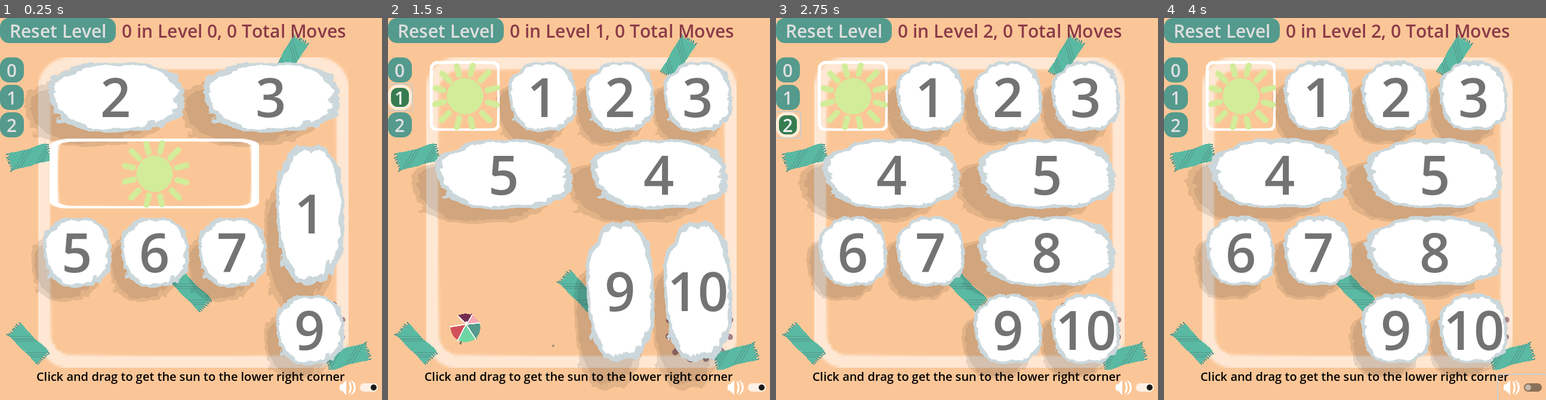
Above: before the commit, frames 1-4 (left to right).
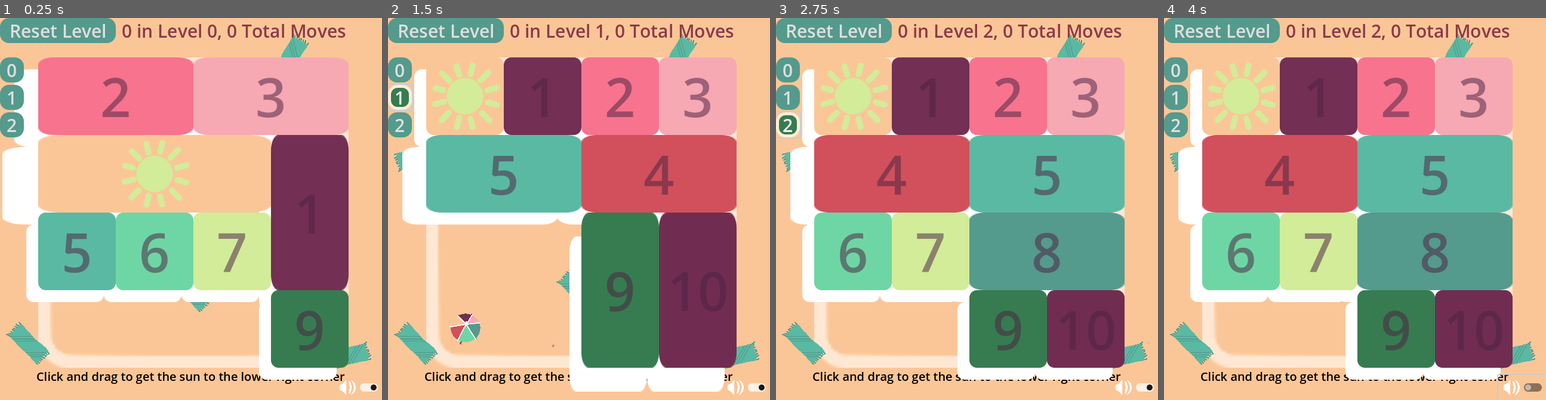
Above: after the commit, the same moments.

Repository: firelighted/comfyjam2026_slidingsun
Game: Godot game, scene res://scenes_scripts/main_2d.tscn
Two runs of this game, one before a commit and one after it. Both use one fixed random seed, a clock stepped at 60 frames per second and the inputs below. The engine's default icon, where the game draws it, is replaced by a stand-in: a white triangle on a blue panel in a dark square.
Inputs (mouse positions are in pixels of both pictures, inside the frame that each line leads up to):
- Up to frame 1 (0.25 s): no input
- Up to frame 2 (1.5 s): click "0" at 0.5 s; click "1" at 1.25 s
- Up to frame 3 (2.75 s): click "2" at 2 s
- Up to frame 4 (4 s): click "Reset Level" at 2.75 s; click (1523, 388) at 3.5 s

The runs differ from the first frame. In frame 1, 50% of the frame differs, in the area x 0-92%, y 10-95%; in frame 2, 53%; in frame 3, 60%; in frame 4, 60%, in the area x 3-92%, y 10-95%.

Commit message:
lighter number text, and sun has cloud again

Diff:
--- a/block_manager.gd
+++ b/block_manager.gd
@@ -42,7 +42,6 @@
 var umbrella_prefab: PackedScene = preload("res://scenes_scripts/umbrella.tscn")
 @onready var block_parent = $BlockParent
 @onready var breaker_parent = $BreakerParent
-@onready var umbrella_parent = $UmbrellaParent
 
 @onready var audio_sfx = $"../SFXPlayer"
 @onready var audio_sfx2 = $"../SFXPlayer2"
--- a/scenes_scripts/block.gd
+++ b/scenes_scripts/block.gd
@@ -72,16 +72,16 @@
 		Constants.THEME_COLORS[block_id  % len(Constants.THEME_COLORS)]
 	)
 	$Label.text = str(block_id) if block_id else ""
-	$Clickable/shadow.visible = bool(block_id)
-	$Clickable/base_texture.visible = bool(block_id)
-	$Clickable/special_texture_border.visible = not bool(block_id)
-
+	#$Clickable/shadow.visible = bool(block_id)
+	#$Clickable/base_texture.visible = bool(block_id)
+	# $Clickable/special_texture_border.visible = not bool(block_id)
 
 	position = Vector2(row + 0.5 * width, col + 0.5 * height) * Constants.PIXELS_PER_UNIT
 	$Clickable.scale = Vector2(width, height)
 	$CollisionShape2D.scale = Vector2(width, height)
 	if block_id == 0:
 		$special_texture.texture = special_texture
+	$special_texture.visible = not bool(block_id)
 
 func get_input(): # arrow keys can move selected tile
 	var input_dir : Vector2 = Input.get_vector("ui_left", "ui_right", "ui_up", "ui_down")
--- a/scenes_scripts/block.tscn
+++ b/scenes_scripts/block.tscn
@@ -1,51 +1,24 @@
-[gd_scene load_steps=22 format=3 uid="uid://c1nqrhcqdwaqy"]
+[gd_scene load_steps=20 format=3 uid="uid://c1nqrhcqdwaqy"]
 
 [ext_resource type="Script" path="res://scenes_scripts/block.gd" id="1_o3usp"]
-[ext_resource type="Shader" path="res://shaders/cloud_tile.gdshader" id="1_ygfc3"]
 [ext_resource type="Texture2D" uid="uid://qlwb5s0awuw0" path="res://images/tiles/base_tile_white.png" id="2_80yha"]
+[ext_resource type="Material" uid="uid://dvs834180u8br" path="res://shaders/cloud_shadow.tres" id="2_b0twg"]
 [ext_resource type="Texture2D" uid="uid://dir1qm5nt4uoj" path="res://images/tiles/selected_tile.png" id="3_lgxio"]
+[ext_resource type="Material" uid="uid://cofbxquoq86t6" path="res://shaders/cloud.tres" id="4_0n5gt"]
 [ext_resource type="Texture2D" uid="uid://cg14q0lo7puh1" path="res://images/palette.png" id="4_kqftf"]
 [ext_resource type="LabelSettings" uid="uid://b4qx5deogc1w8" path="res://theme/DEBUG_labelsetting.tres" id="5_280uh"]
 [ext_resource type="Texture2D" uid="uid://dosvuaogf8qp4" path="res://images/tiles/cloud_particle.png" id="6_otir6"]
+[ext_resource type="Texture2D" uid="uid://bmvcfllposp7p" path="res://images/tiles/sun.png" id="8_48sej"]
 
 [sub_resource type="RectangleShape2D" id="RectangleShape2D_nichk"]
 size = Vector2(120, 120)
 
-[sub_resource type="FastNoiseLite" id="FastNoiseLite_gsa67"]
-frequency = 0.0073
-
-[sub_resource type="NoiseTexture2D" id="NoiseTexture2D_w5jev"]
-seamless = true
-noise = SubResource("FastNoiseLite_gsa67")
-
-[sub_resource type="ShaderMaterial" id="ShaderMaterial_5m840"]
-shader = ExtResource("1_ygfc3")
-shader_parameter/height = 0.35
-shader_parameter/width = 0.34
-shader_parameter/radius = 0.27
-shader_parameter/speed = 0.02
-shader_parameter/edge_source = 0.0
-shader_parameter/edge_color = Color(0, 0, 0, 0.0980392)
-shader_parameter/inner_color = Color(0, 0, 0, 0.411765)
-shader_parameter/noise = SubResource("NoiseTexture2D_w5jev")
-
-[sub_resource type="ShaderMaterial" id="ShaderMaterial_aba2b"]
-shader = ExtResource("1_ygfc3")
-shader_parameter/height = 0.35
-shader_parameter/width = 0.34
-shader_parameter/radius = 0.27
-shader_parameter/speed = 0.02
-shader_parameter/edge_source = 0.0
-shader_parameter/edge_color = Color(0.794272, 0.843837, 0.857672, 1)
-shader_parameter/inner_color = Color(1, 1, 1, 1)
-shader_parameter/noise = SubResource("NoiseTexture2D_w5jev")
-
 [sub_resource type="Gradient" id="Gradient_dv0kw"]
 colors = PackedColorArray(1, 1, 1, 1, 0.55, 0.55, 0.55, 0)
 
 [sub_resource type="LabelSettings" id="LabelSettings_g8qok"]
 font_size = 90
-font_color = Color(0.450648, 0.450648, 0.450648, 1)
+font_color = Color(0.3, 0.135, 0.2615, 0.52549)
 
 [sub_resource type="RectangleShape2D" id="RectangleShape2D_la4ts"]
 size = Vector2(130, 130)
@@ -217,14 +190,14 @@
 shape = SubResource("RectangleShape2D_nichk")
 
 [node name="shadow" type="Sprite2D" parent="Clickable"]
-material = SubResource("ShaderMaterial_5m840")
-position = Vector2(-20, 24)
+material = ExtResource("2_b0twg")
+position = Vector2(-20, 20)
 texture = ExtResource("2_80yha")
 region_rect = Rect2(45, 45, 405, 405)
 
 [node name="base_texture" type="Sprite2D" parent="Clickable"]
 z_index = 100
-material = SubResource("ShaderMaterial_aba2b")
+material = ExtResource("4_0n5gt")
 texture = ExtResource("2_80yha")
 region_rect = Rect2(45, 45, 405, 405)
 
@@ -233,19 +206,15 @@
 scale = Vector2(0.9, 0.9)
 texture = ExtResource("3_lgxio")
 
-[node name="special_texture_border" type="Sprite2D" parent="Clickable"]
-z_index = 100
-scale = Vector2(0.9, 0.9)
-texture = ExtResource("3_lgxio")
-
-[node name="special_texture" type="Sprite2D" parent="."]
-z_index = 100
-region_rect = Rect2(45, 45, 405, 405)
-
 [node name="palette" type="Sprite2D" parent="."]
 visible = false
 position = Vector2(-3, 81)
 texture = ExtResource("4_kqftf")
+
+[node name="special_texture" type="Sprite2D" parent="."]
+z_index = 150
+texture = ExtResource("8_48sej")
+region_rect = Rect2(45, 45, 405, 405)
 
 [node name="Particles" type="CPUParticles2D" parent="."]
 z_index = 500
